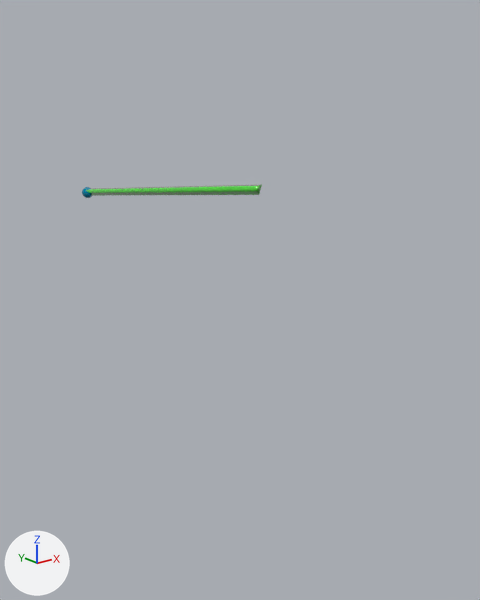
One commit to the glTF model reacher_Nov22.glb: the scene before it, then after it.
One viewpoint serves both versions: a 50 mm camera at (-0.394, -0.637, 1.185) aimed at (0.118, 0.003, 0.929). Every picture has the same lights, and +X, +Y and +Z are marked at lower left. Where no turn or scale is listed for an object, it has been applied to the vertices.

Names of what the first picture shows: 'grabber', 'reacher'.
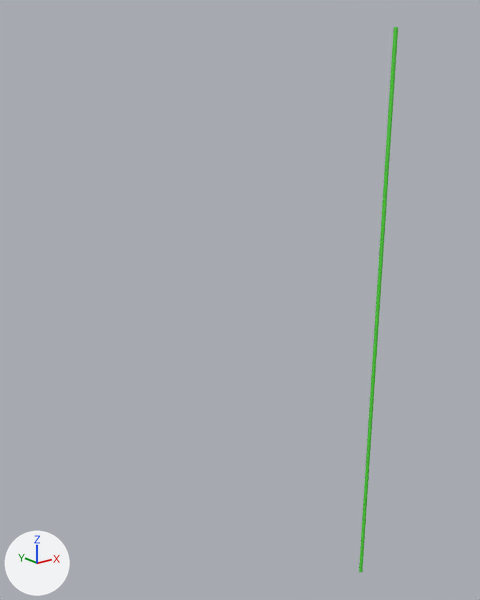
Pixel boxes (x1, y1, x2, y2) of what changed, in the pictures (480 x 600 px):
'reacher', moved, turned, rescaled
    before: (86, 185, 262, 196)
    after: (359, 27, 398, 572)
'grabber', deleted
    before: (82, 187, 92, 198)

The change, as a list of edits to the scene's bpy script:
```text
Change ob_reacher:
    ob_reacher.location: (0.0, 0.0, 1.08) -> (0.208, -0.149, 0.905)
    ob_reacher.rotation_euler: (1.273, -1.16, 0.274) -> (-3.142, 0.0, 0.0)  # degrees (73, -66, 16) -> degrees (-180, 0, 0)
    ob_reacher.scale: (0.00562, 0.00543, -0.172) -> (0.00281, 0.00271, -0.345)
Remove ob_grabber:
    ob_grabber = bpy.data.objects.new('grabber', me_sphere)
    ob_grabber.location = (0.0, 0.177, 1.058)
```
